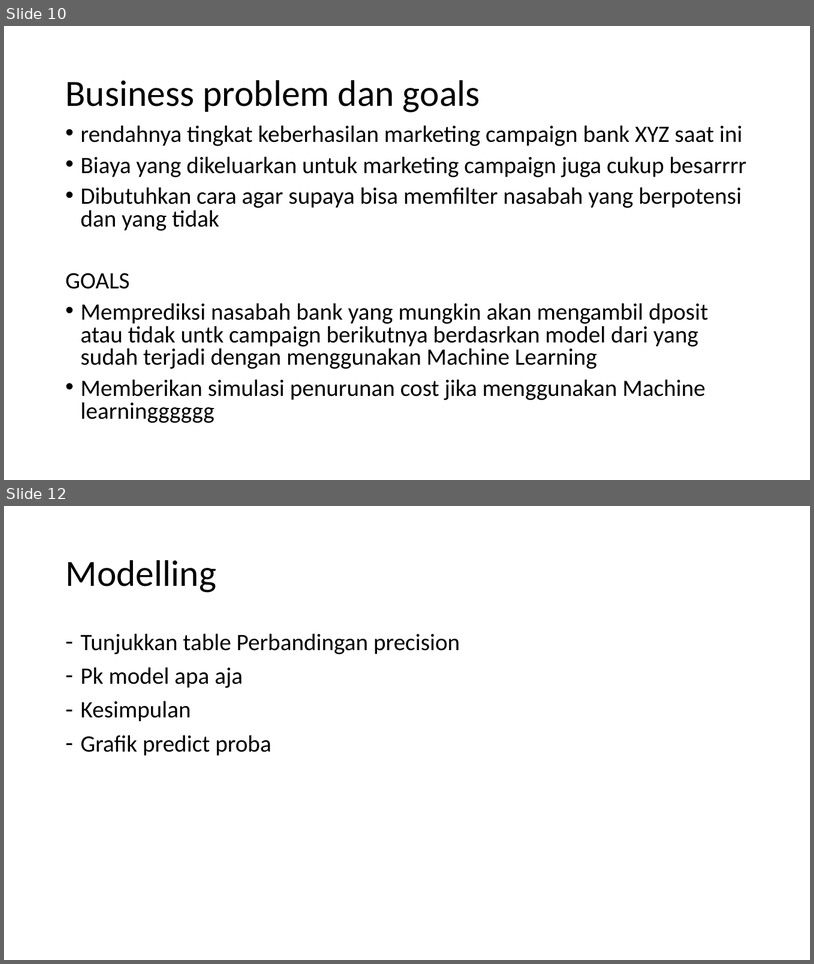
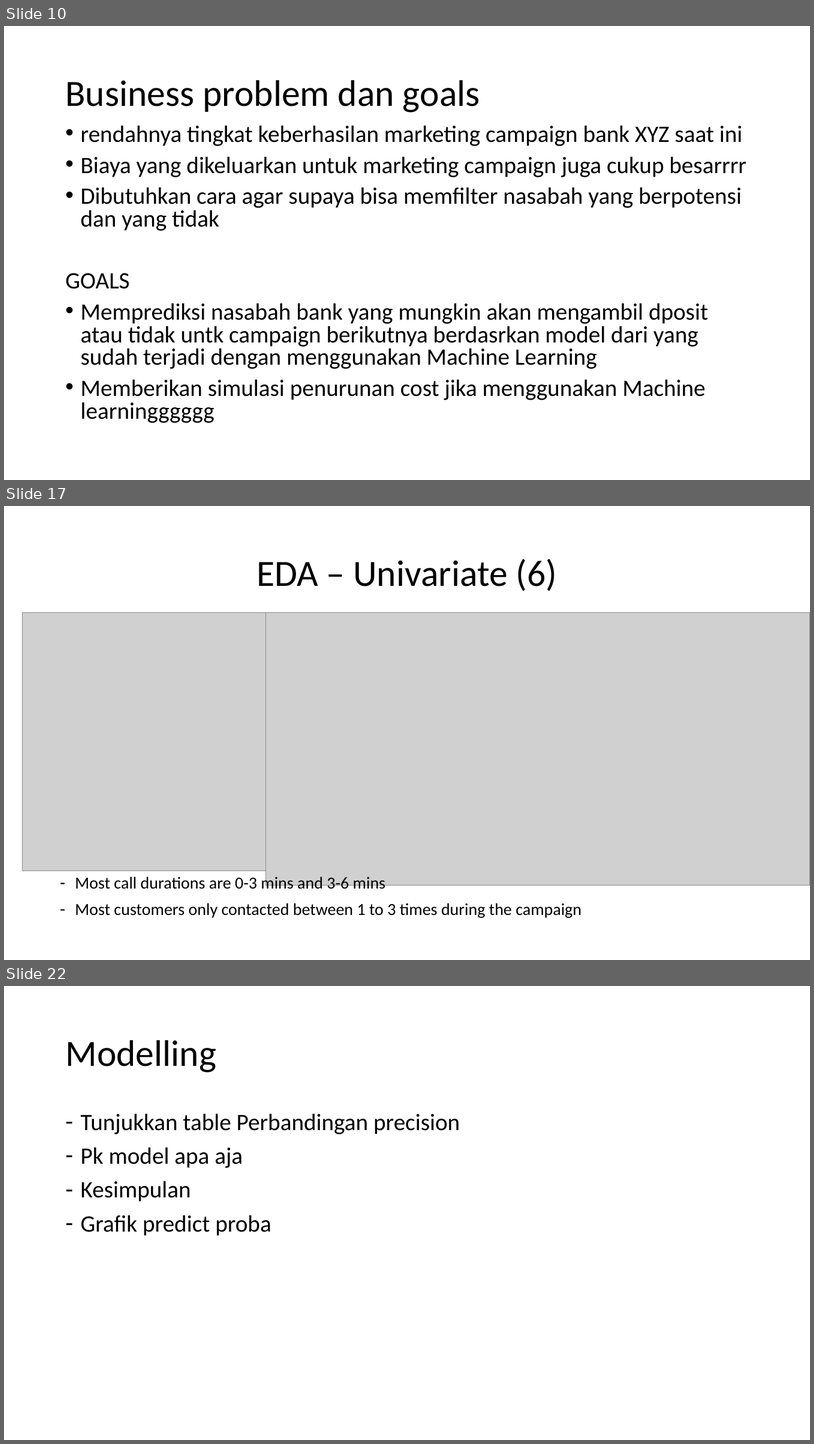
Before and after one commit to abdullahayas123/Tes-Model-Marketing-Scipy, a slide deck: Skenario Kesimpulan.pptx. Shown one above the other, each under a label of ours: slides 10 and 12 before the commit, slides 10, 17 and 22 after it; the slides between them are not shown. The pictures are 814x964 and 814x1444 pixels, drawn with LibreOffice and Linux fonts; fonts in the diff are those of the drawing; grey boxes stand for pictures. Boxes give left, top, right and bottom in pixels: in the first picture for what was removed or moved away, otherwise in the second. Text is boxed around its words. In the diff, an @@ line names an element or a change of style, - is before the commit and + after.

```diff
--- a/Skenario Kesimpulan.pptx
+++ b/Skenario Kesimpulan.pptx
@@ slide 17 added at (x1=4, y1=506, x2=810, y2=960), background #FFFFFF @@
@@ title added at (x1=257, y1=559, x2=558, y2=591), 44 pt, text #000000 @@
+EDA – Univariate (6)
@@ picture added at (x1=22, y1=613, x2=280, y2=871) @@
@@ picture added at (x1=266, y1=613, x2=810, y2=885) @@
@@ text added at (x1=75, y1=874, x2=582, y2=918), 20 pt, text #000000 @@
+– Most call durations are 0-3 mins and 3-6 mins
+– Most customers only contacted between 1 to 3 times during the campaign
@@ what was slide 12 is now slide 22 @@
```
Also in this commit, not shown: 10 other slides added, 1 slide removed, 26 other files.
